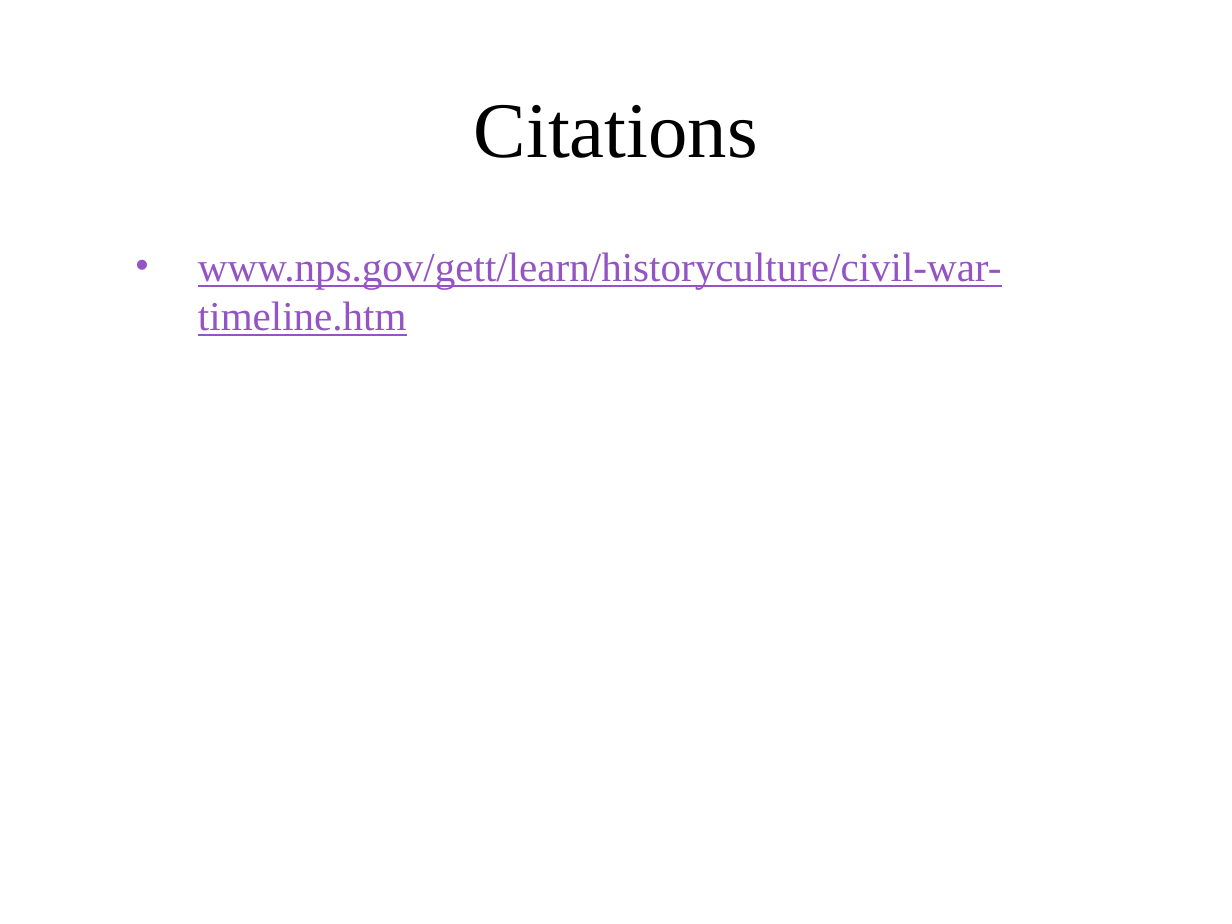
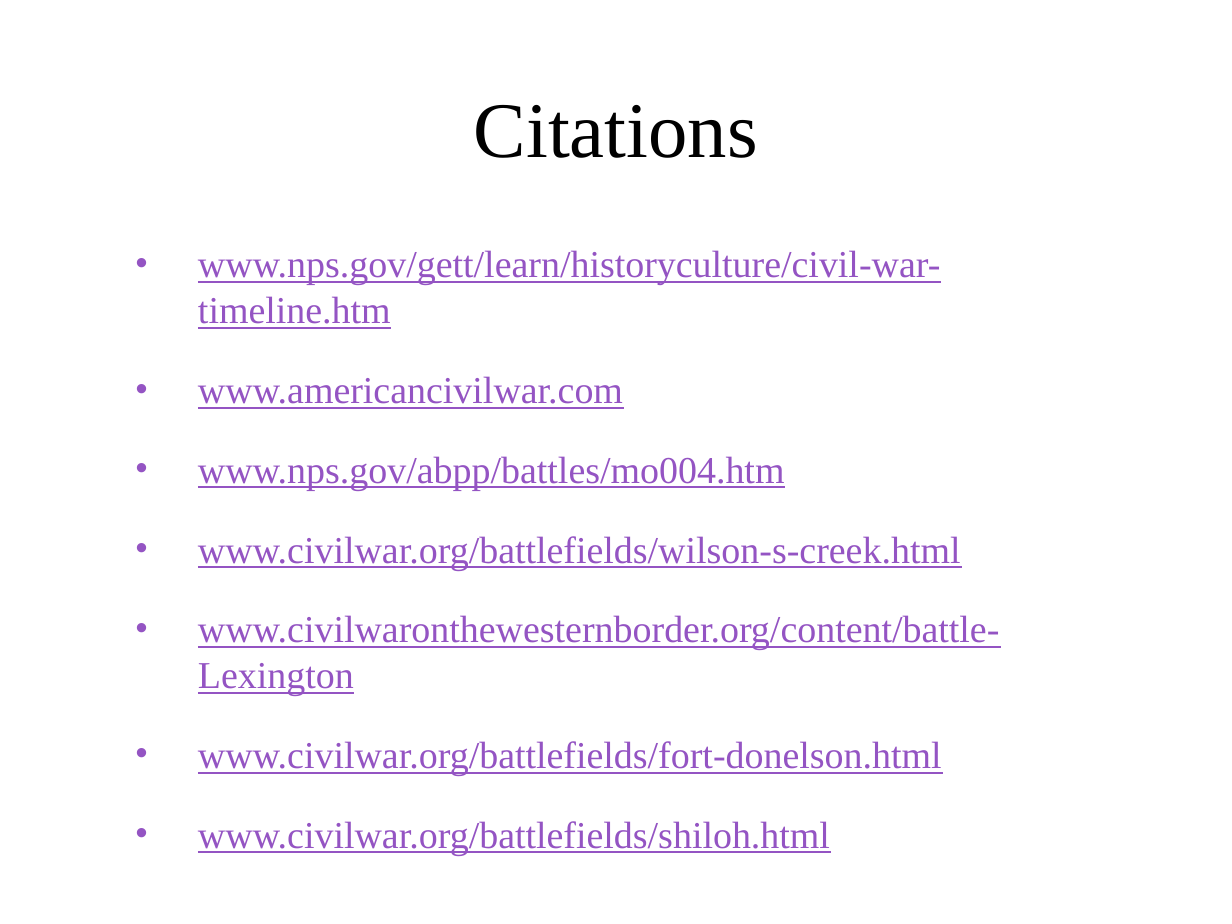
Before and after one commit to ngb3748/SS-Archive-proj, a slide deck: slide 33 of Archive project.pptx (slide 30 before the commit). Drawn at 1232x924 pixels with LibreOffice and Linux fonts; fonts in the diff are those of the drawing; background and template pictures are left out. Boxes give left, top, right and bottom in pixels: in the first picture for what was removed or moved away, otherwise in the second. Text is boxed around its words. In the diff, an @@ line names an element or a change of style, - is before the commit and + after.

Commit message:
Finished 61 and part of 62 as well as all the citations

```diff
--- a/Archive project.pptx
+++ b/Archive project.pptx
@@ text at [198, 250, 940, 329]: size 24 to 22.2 pt in "www.nps.gov/gett/learn/historyculture/civil-war-timeline.htm" @@
@@ text at [198, 376, 999, 855]: paragraphs added @@
+• www.americancivilwar.com
+• www.nps.gov/abpp/battles/mo004.htm
+• www.civilwar.org/battlefields/wilson-s-creek.html
+• www.civilwaronthewesternborder.org/content/battle-Lexington
+• www.civilwar.org/battlefields/fort-donelson.html
+• www.civilwar.org/battlefields/shiloh.html
```
Also in this commit, not shown: 7 other slides changed, 5 slides added, 1 slide removed.
